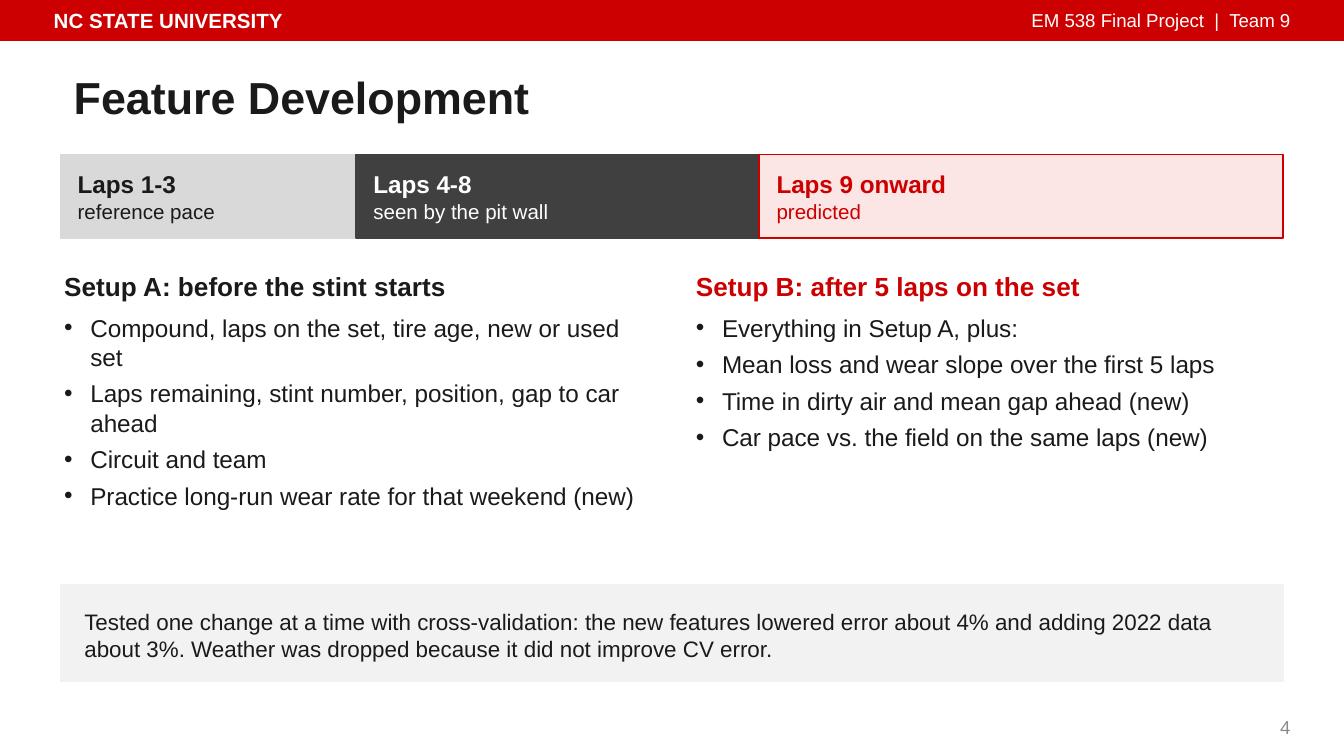
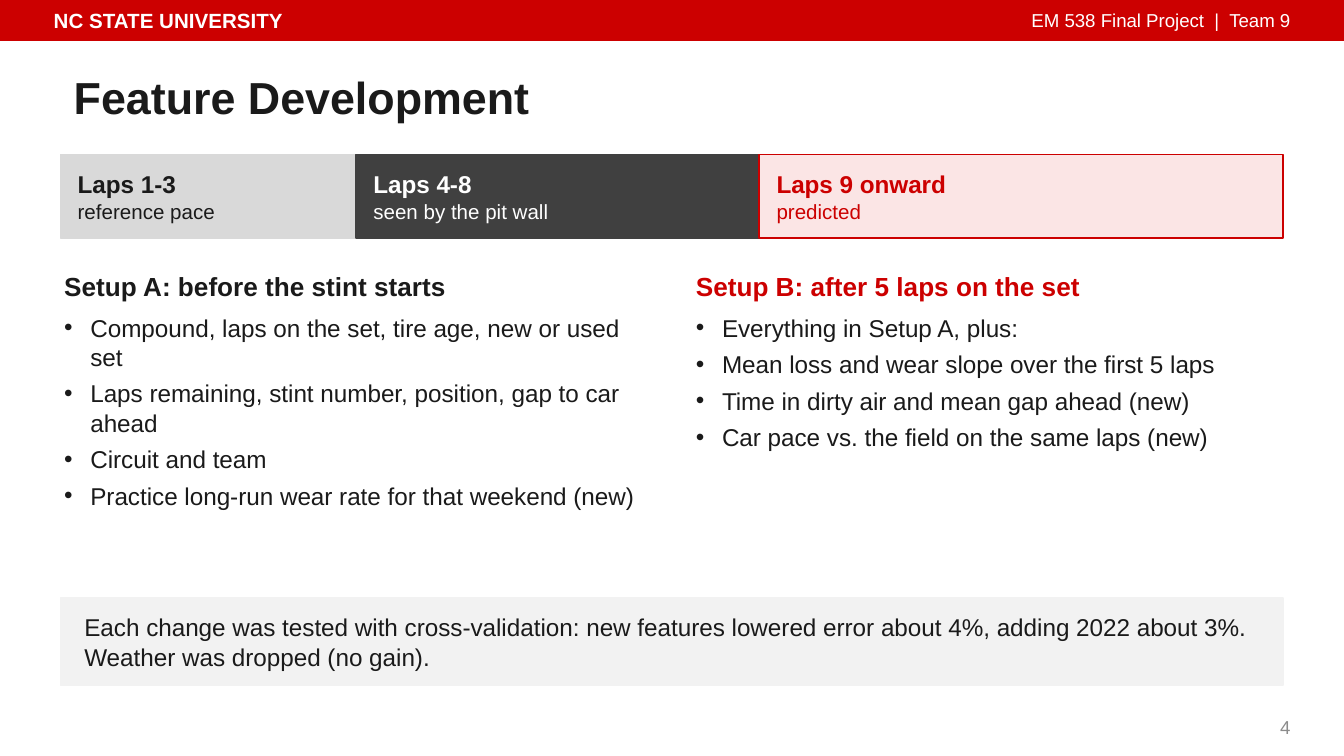
Before and after one commit to isaiahnick/f1-tire-degradation, a slide deck: slide 4 of reports/presentation/PitWall_Final_Presentation.pptx. Drawn at 1344x756 pixels with LibreOffice and Linux fonts; fonts in the diff are those of the drawing. Boxes give left, top, right and bottom in pixels: in the first picture for what was removed or moved away, otherwise in the second. Text is boxed around its words. In the diff, an @@ line names an element or a change of style, - is before the commit and + after.

```diff
--- a/reports/presentation/PitWall_Final_Presentation.pptx
+++ b/reports/presentation/PitWall_Final_Presentation.pptx
@@ rectangle: place and size @@
-rectangle at box(60, 585, 1284, 681)
+rectangle at box(60, 598, 1284, 685)
@@ text at box(84, 618, 1246, 671): text changed; size 12 to 13 pt @@
-Tested one change at a time with cross-validation: the new features lowered error about 4% and adding 2022 data about 3%. Weather was dropped because it did not improve CV error.
+Each change was tested with cross-validation: new features lowered error about 4%, adding 2022 about 3%. Weather was dropped (no gain).
```
Also in this commit, not shown: 6 other slides changed, 1 other file.
